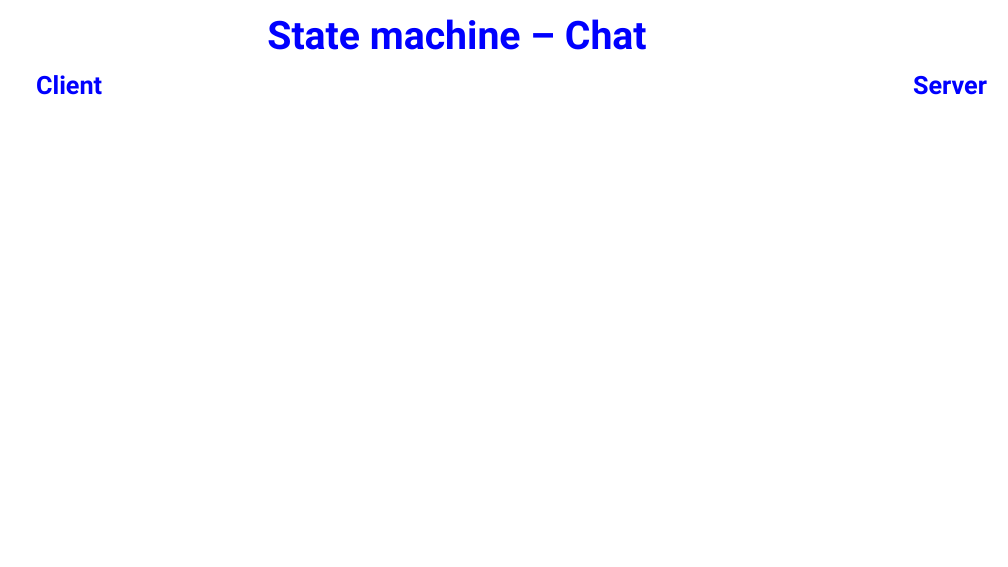
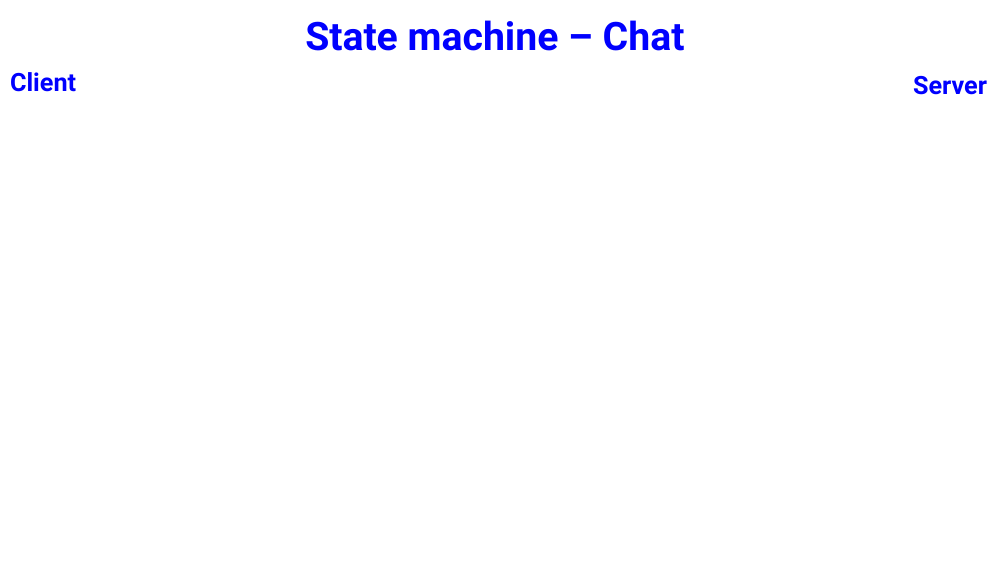
Before and after one commit to ntmchau2202/Network-Programming-20202, a slide deck: slide 8 of Presentation/week2-architecture/NP-group3-Caro-week2.pptx. Drawn at 1008x567 pixels with LibreOffice and Linux fonts; fonts in the diff are those of the drawing; background and template pictures are left out. Boxes give left, top, right and bottom in pixels: in the first picture for what was removed or moved away, otherwise in the second. Text is boxed around its words. In the diff, an @@ line names an element or a change of style, - is before the commit and + after.

Commit message:
update chat

```diff
--- a/Presentation/week2-architecture/NP-group3-Caro-week2.pptx
+++ b/Presentation/week2-architecture/NP-group3-Caro-week2.pptx
@@ title "State machine – Chat": place and size @@
-title "State machine – Chat" at <box>267,19,647,50</box>
+title "State machine – Chat" at <box>305,20,685,51</box>
@@ text "Client": place and size @@
-text "Client" at <box>36,75,102,95</box>
+text "Client" at <box>10,72,76,92</box>
```
Also in this commit, not shown: 1 other slide changed, 3 other files.
